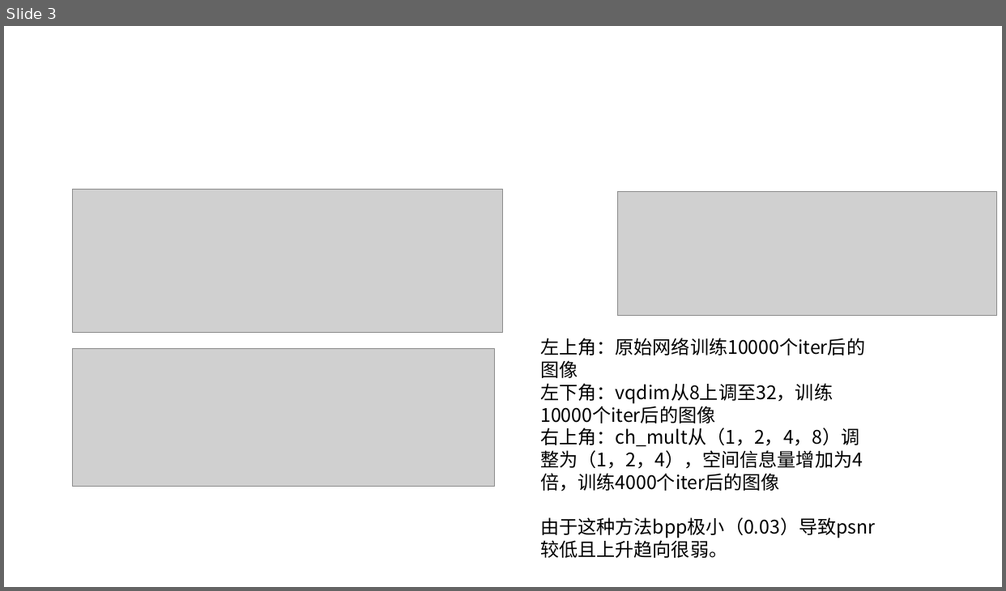
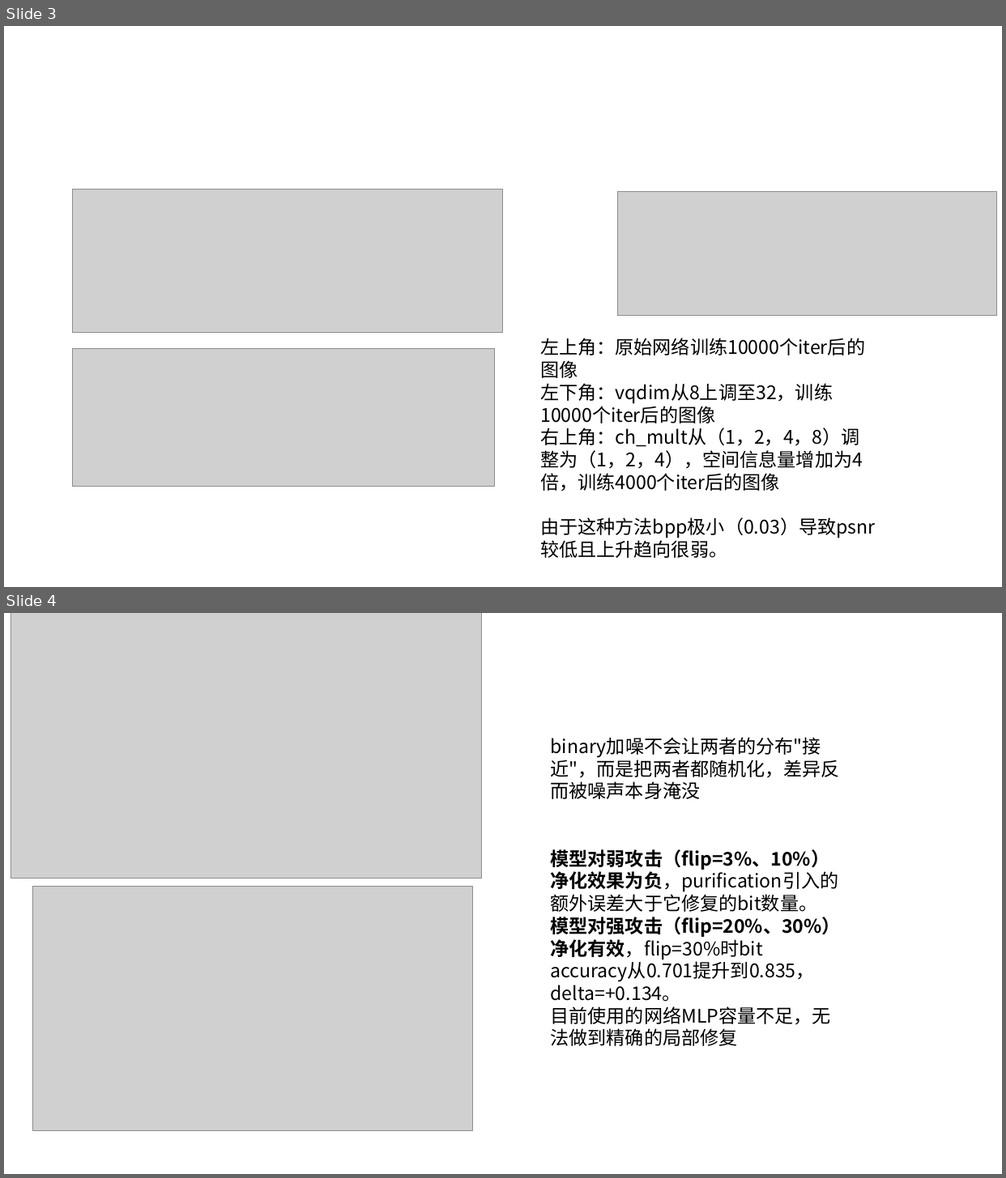
Before and after one commit to lulutianyi/CRIS, a slide deck: CRIS_week15.pptx. Shown one above the other, each under a label of ours: slide 3 before the commit, slides 3 and 4 after it. The pictures are 1006x591 and 1006x1178 pixels, drawn with LibreOffice and Linux fonts; fonts in the diff are those of the drawing; grey boxes stand for pictures. Boxes give left, top, right and bottom in pixels: in the first picture for what was removed or moved away, otherwise in the second. Text is boxed around its words. In the diff, an @@ line names an element or a change of style, - is before the commit and + after.

```diff
--- a/CRIS_week15.pptx
+++ b/CRIS_week15.pptx
@@ slide 4 added at [4,613,1002,1174], background #FFFFFF @@
@@ picture added at [11,613,483,879] @@
@@ text added at [551,737,841,1046], 18 pt, text #000000 @@
+binary加噪不会让两者的分布"接近"，而是把两者都随机化，差异反而被噪声本身淹没
+模型对弱攻击（flip=3%、10%）净化效果为负，purification引入的额外误差大于它修复的bit数量。
+模型对强攻击（flip=20%、30%）净化有效，flip=30%时bit accuracy从0.701提升到0.835，delta=+0.134。
+目前使用的网络MLP容量不足，无法做到精确的局部修复
@@ picture added at [33,887,473,1131] @@
```
Also in this commit, not shown: 1 other slide added, 3 slides removed, 5 other files.
